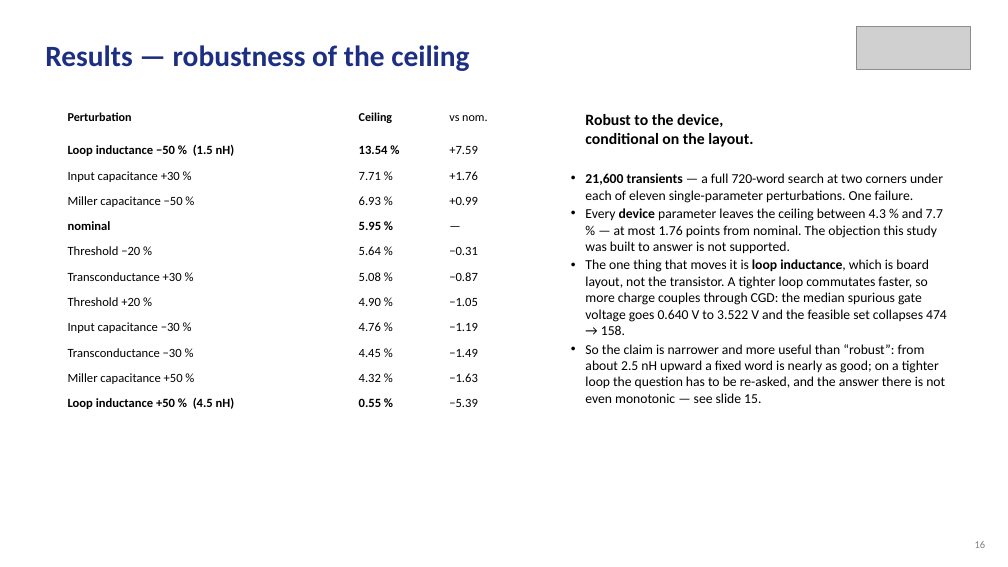
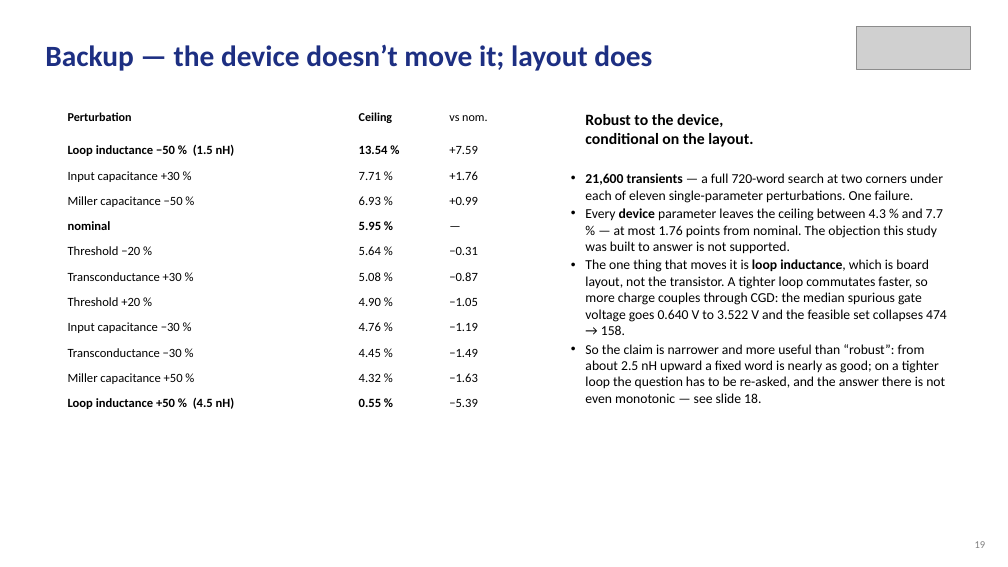
Before and after one commit to Amritha902/gan-driver, a slide deck: slide 19 of review/Review1_GaN_Segmented_Gate_Driver.pptx (slide 16 before the commit). Drawn at 1008x567 pixels with LibreOffice and Linux fonts; fonts in the diff are those of the drawing; grey boxes stand for pictures. Boxes give left, top, right and bottom in pixels: in the first picture for what was removed or moved away, otherwise in the second. Text is boxed around its words. In the diff, an @@ line names an element or a change of style, - is before the commit and + after.

```diff
--- a/review/Review1_GaN_Segmented_Gate_Driver.pptx
+++ b/review/Review1_GaN_Segmented_Gate_Driver.pptx
@@ text at (45, 44, 652, 71): text changed @@
-Results — robustness of the ceiling
+Backup — the device doesn’t move it; layout does
@@ text at (585, 344, 945, 403): text changed @@
-• So the claim is narrower and more useful than “robust”: from about 2.5 nH upward a fixed word is nearly as good; on a tighter loop the question has to be re-asked, and the answer there is not even monotonic — see slide 15.
+• So the claim is narrower and more useful than “robust”: from about 2.5 nH upward a fixed word is nearly as good; on a tighter loop the question has to be re-asked, and the answer there is not even monotonic — see slide 18.
```
Also in this commit, not shown: 14 other slides changed, 3 slides added, 16 other files.
